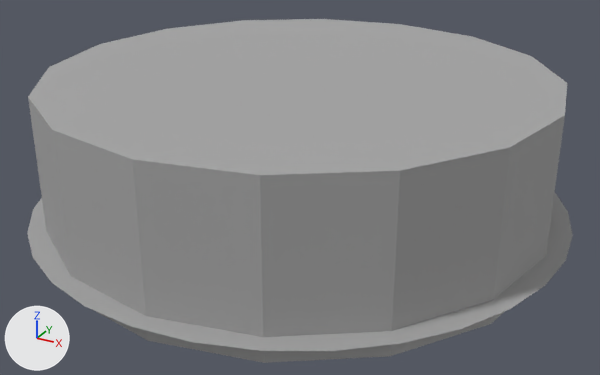
Before and after pictures for a commit that changed the Blender file Assets/Resources/Mesh/arena.blend.
One viewpoint serves both versions: a 50 mm lens placed at (62.3, -113.2, 56.6), pointed at (1.2, -2.2, 1.1). The lights are fixed; the arrows at lower left show +X, +Y and +Z.
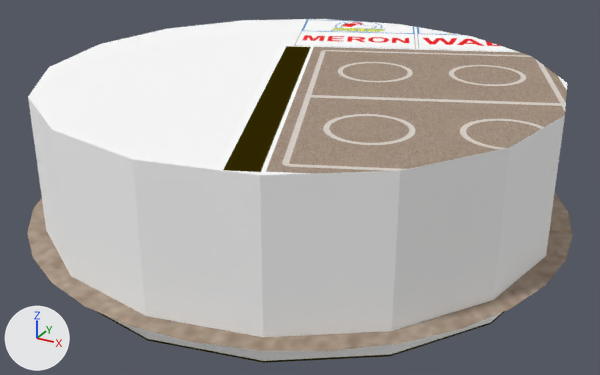
Pixel boxes [x1, y1, x2, y2] of what changed, in the pictures (600 x 375 px):
'Circle', surface changed (grey to white): [27, 19, 573, 363] in both
part 1 of me_circle, surface changed: [27, 97, 573, 363] in both

Edits to the bpy script that builds the scene:
```text
Add img_arena_textures_psd:
    img_arena_textures_psd = load_image('arena textures.psd', '../Textures/arena textures copy.PNG', 2048, 2048, 'sRGB')
Change mat_arena_matrial:
    remove mat_arena_matrial.base_color = (0.393, 0.393, 0.393)  # grey #a8a8a8
    add mat_arena_matrial.texture = img_arena_textures_psd
Change me_circle:
    where me_circle.from_pydata(...)  # 440 vertices, 327 faces; spans x -2.97..2.97, y -2.97..2.97, z -0.25..1.46
    used by ob_circle; location = (0.0, 0.0, -2.3); scale = (15.0, 15.0, 15.0)
    me_circle part 1: texture (UV) coordinates of 294 of 327 faces, centred in x -2.67..2.67, y -2.67..2.67, z -0.16..0.85, changed; they spanned u 0.0..1.0, v 0.0..1.0 and now span u 0.01..0.99, v 0.02..0.99
```
